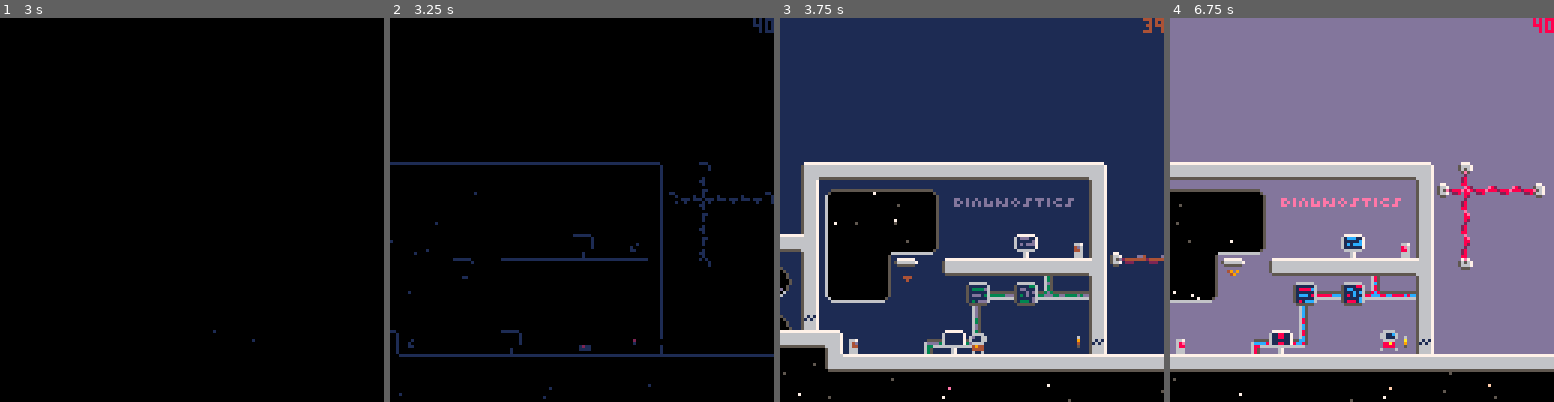
Above: before the commit, frames 1-4 (left to right).
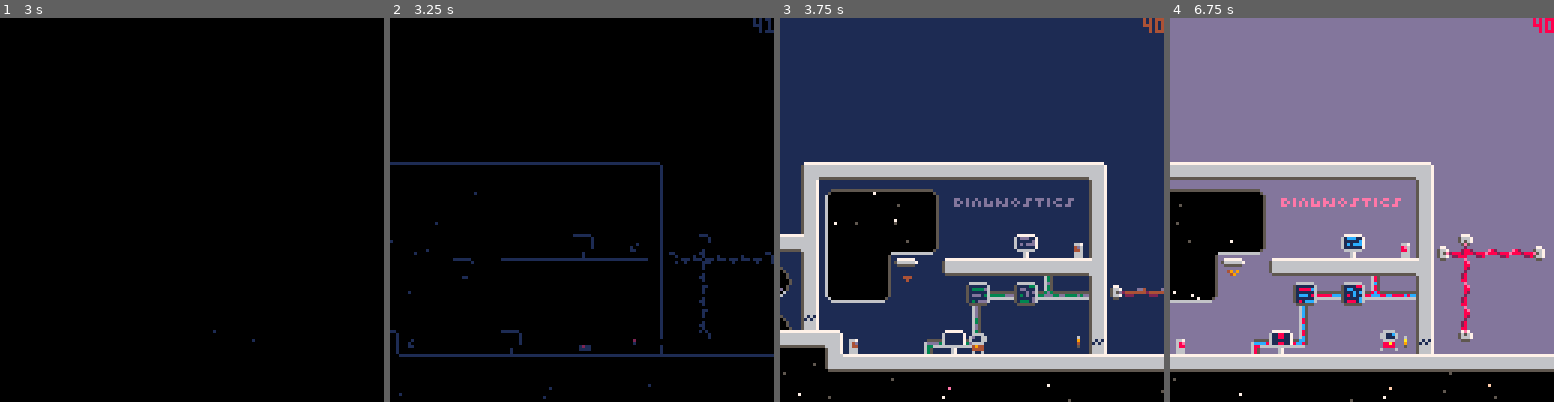
Above: after the commit, the same moments.

Repository: jgradim/gameoff-2020
Game: PICO-8 cartridge moonshot.p8
Same seed, same stepped clock (60 frames per second), same inputs: the game is played once before the commit and once after it.
Inputs:
- Up to frame 1 (3 s): tap X (X key) at 0.33, 1.07, 1.85, 2.97 s; tap O (Z key) at 0.7, 1.7, 2.1, 2.5, 2.9 s; hold Right 1.6-2.1 s; hold Up 2.15-2.42 s; hold Right from 2.47 s (still down)
- Up to frame 2 (3.25 s): release Right at 3.03 s; hold Left from 3.08 s (still down)
- Up to frame 3 (3.75 s): tap O (Z key) at 3.3, 3.7 s; release Left at 3.58 s; hold Down from 3.63 s (still down)
- Up to frame 4 (6.75 s): release Down at 3.97 s; hold Right 4.02-4.68 s; tap X (X key) at 4.08, 5.2, 6.32 s; tap O (Z key) every 0.4 s from 4.1 to 6.5 s; hold Up 4.73-5.03 s; hold Left 5.08-5.68 s; hold Down 5.73-6.03 s; hold Right 6.08-6.58 s; hold Right from 6.63 s (still down)

Frame 1 is identical in both runs. In frame 2, 0.9% of the frame differs, in the area x 72-100%, y 0-84%; in frame 3, 0.5%; in frame 4, 1.8%, in the area x 69-98%, y 37-85%.

Commit message:
use `init_interactable` for lasers

Diff:
--- a/moonshot.p8
+++ b/moonshot.p8
@@ -133,18 +133,27 @@
  e.y+=bucket(y+dy*f-e.y)
 end
 
-function init_laser(opts)
+function init_laser(
+ from,to,dir,len
+)
  local s=2
  local m=8
  local h=14
 
- return instance({
-  x=0,
-  y=0,
-  from={0,0},
-  to={0,0},
-  dir="h",
-  l=0,
+ from=from or {0,0}
+ to=to or {0,0}
+ dir=dir or "h"
+ len=len or 0
+
+ return init_interactable({
+  sp=dir=="h" and sp_laser_h
+   or sp_laser_v,
+  x=from[1],
+  y=from[2],
+  from=from,
+  to=to,
+  dir=dir,
+  l=len,
   anim={1,2,3,4,5,6,7,8},--frame
   anim_cursor=1,
   frame=1,
@@ -161,7 +170,12 @@
 
   on=true,
 
-  update=function(l)
+  on_collide=function(l)
+   printh("laser collided")
+  end,
+  --collide=block,
+
+  on_update=function(l)
    animate(l,1.5,true,"frame")
 
    move_smooth(
@@ -225,7 +239,7 @@
     l.x,l.y+l.l
    )
   end,
- },opts)
+ })
 end
 
 -------------------
@@ -713,22 +727,14 @@
   corridor_btn,
 
   --laser
-  init_laser({
-   x=69*8,
-   y=22*8,
-   from={69*8,22*8},
-   to={69*8,29*8},
-   dir="h",
-   l=32,
-  }),
-  init_laser({
-   x=69*8,
-   y=22*8,
-   from={69*8,22*8},
-   to={76*8,22*8},
-   dir="v",
-   l=32,
-  }),
+  init_laser(
+   {69*8,25*8},{69*8,29*8},
+   "h",32
+  ),
+  init_laser(
+   {69*8,25*8},{76*8,25*8},
+   "v",32
+  ),
  }
 end
 
